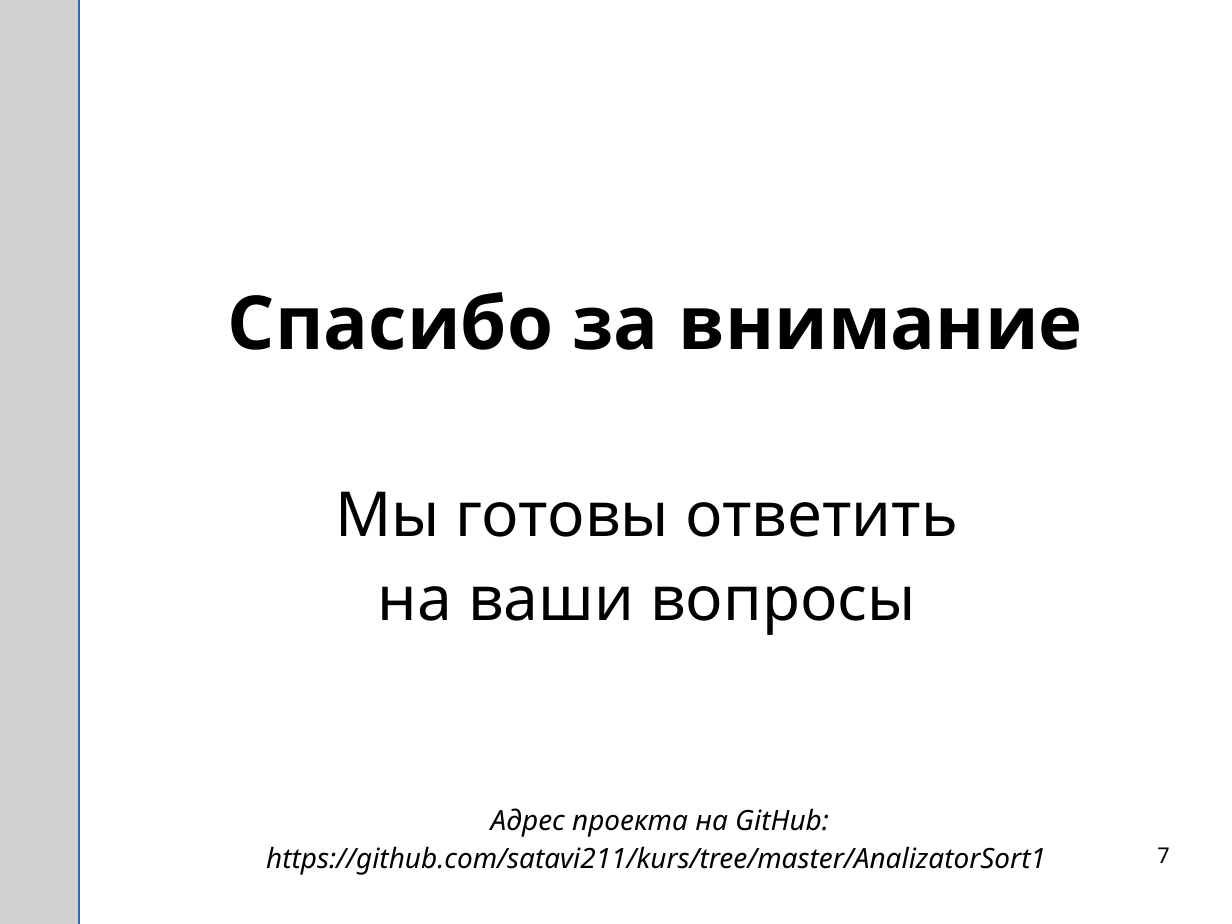
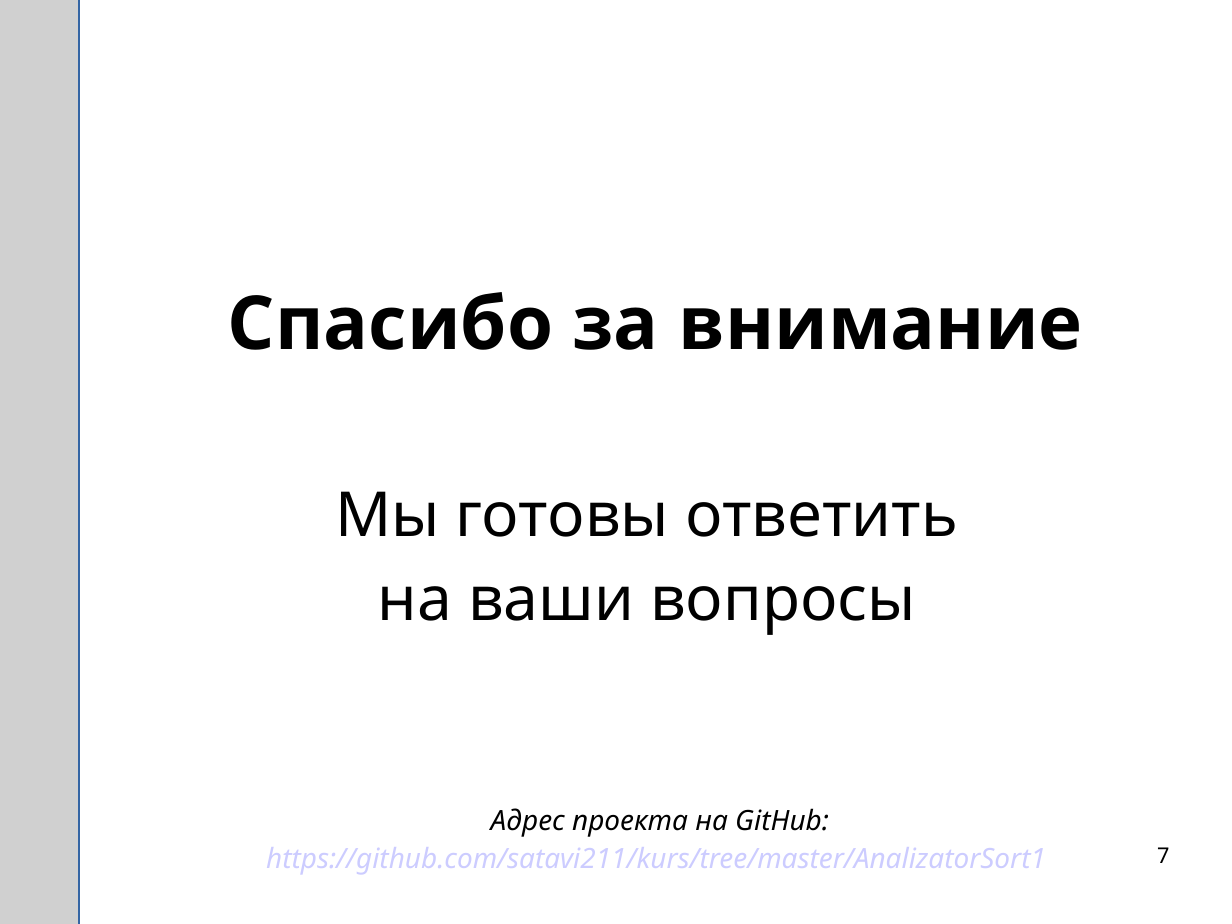
Before and after one commit to TataSheba/-, a slide deck: slide 7 of Сапегина Шебалина Многомодульная программа на Си.ppt. Drawn at 1232x924 pixels with LibreOffice and Linux fonts; fonts in the diff are those of the drawing; grey boxes stand for pictures; background and template pictures are left out. Boxes give left, top, right and bottom in pixels: in the first picture for what was removed or moved away, otherwise in the second. Text is boxed around its words. In the diff, an @@ line names an element or a change of style, - is before the commit and + after.

Commit message:
Презентация к защите Сапегина Шебалина

```diff
--- a/Сапегина Шебалина Многомодульная программа на Си.ppt
+++ b/Сапегина Шебалина Многомодульная программа на Си.ppt
@@ text "Адрес проекта на GitHub: https://github.com/satavi211/kurs/t ..." at [266,808,1046,874]: text colour #000000 to #CCCCFF in "https://github.com/satavi211/kurs/tree/master/AnalizatorSort ..." @@
```
